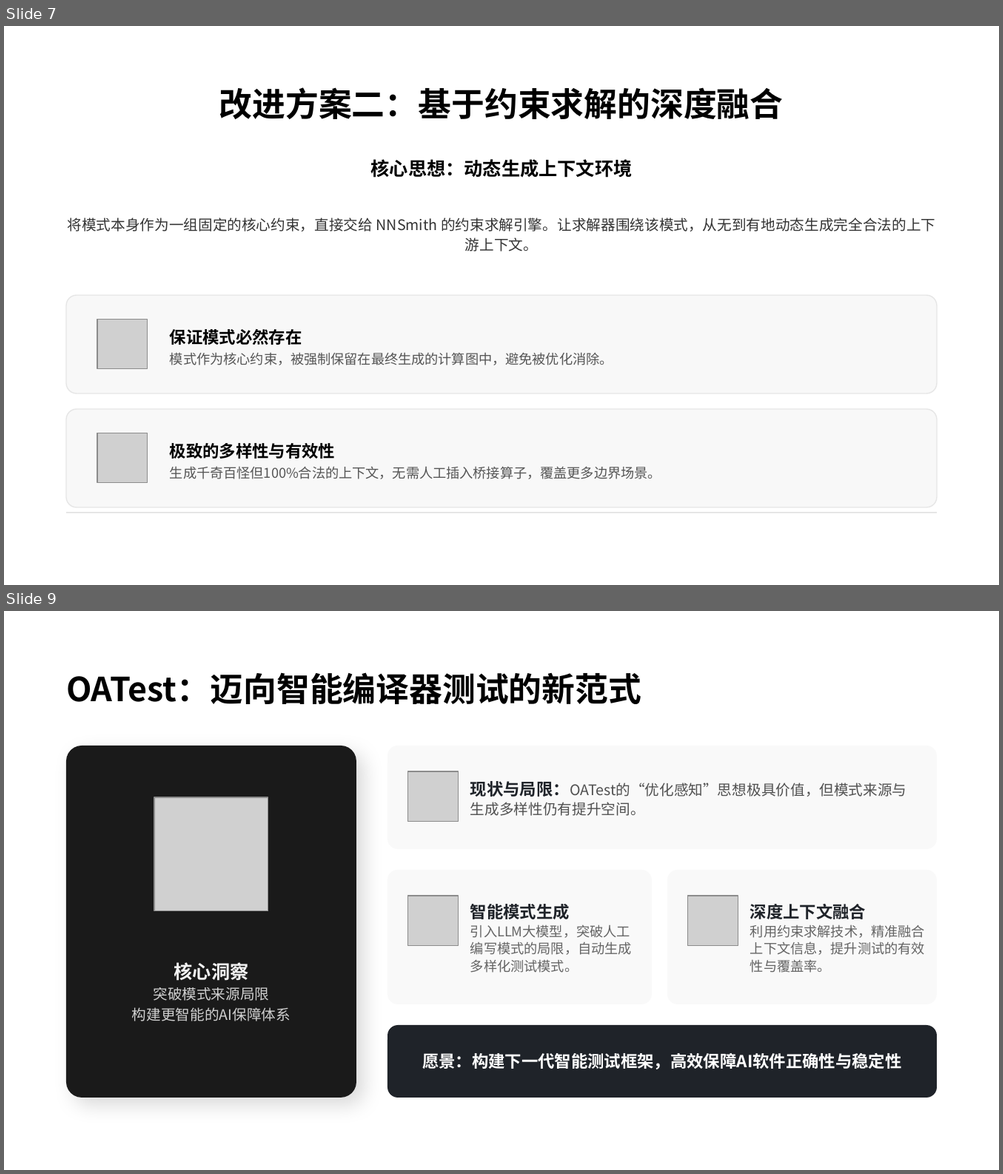
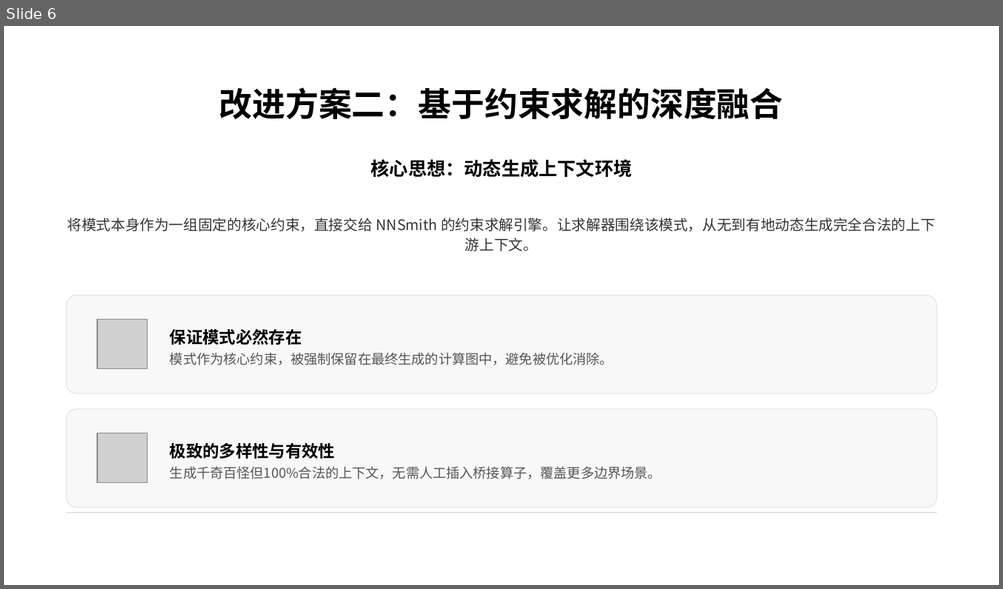
Before and after one commit to ourui0/PaperReading, a slide deck: ppt/OATest工具改进方案.pptx. Shown one above the other, each under a label of ours: slides 7 and 9 before the commit, slide 6 after it; the slides between them are not shown. The pictures are 1003x1174 and 1003x589 pixels, drawn with LibreOffice and Linux fonts; fonts in the diff are those of the drawing; grey boxes stand for pictures. Boxes give left, top, right and bottom in pixels: in the first picture for what was removed or moved away, otherwise in the second. Text is boxed around its words. In the diff, an @@ line names an element or a change of style, - is before the commit and + after.

```diff
--- a/ppt/OATest工具改进方案.pptx
+++ b/ppt/OATest工具改进方案.pptx
@@ slide 9 removed at (x1=4, y1=611, x2=999, y2=1170), background #FFFFFF @@
@@ text removed at (x1=66, y1=672, x2=641, y2=704) @@
-OATest：迈向智能编译器测试的新范式
@@ rounded rectangle removed at (x1=66, y1=746, x2=356, y2=1098) @@
@@ rounded rectangle removed at (x1=387, y1=746, x2=936, y2=850) @@
@@ picture removed at (x1=408, y1=772, x2=458, y2=821) @@
@@ text removed at (x1=470, y1=781, x2=906, y2=816) @@
-现状与局限：OATest的“优化感知”思想极具价值，但模式来源与生成多样性仍有提升空间。
@@ picture removed at (x1=154, y1=797, x2=268, y2=911) @@
@@ rounded rectangle removed at (x1=387, y1=870, x2=652, y2=1005) @@
@@ rounded rectangle removed at (x1=667, y1=870, x2=936, y2=1005) @@
@@ picture removed at (x1=408, y1=896, x2=458, y2=946) @@
@@ picture removed at (x1=688, y1=896, x2=738, y2=946) @@
@@ text removed at (x1=470, y1=904, x2=632, y2=973) @@
-智能模式生成
-引入LLM大模型，突破人工编写模式的局限，自动生成多样化测试模式。
@@ text removed at (x1=750, y1=904, x2=925, y2=973) @@
-深度上下文融合
-利用约束求解技术，精准融合上下文信息，提升测试的有效性与覆盖率。
@@ text removed at (x1=132, y1=963, x2=290, y2=1022) @@
-核心洞察
-突破模式来源局限
-构建更智能的AI保障体系
@@ rounded rectangle removed at (x1=387, y1=1026, x2=936, y2=1098) @@
@@ text removed at (x1=422, y1=1054, x2=901, y2=1070) @@
-愿景：构建下一代智能测试框架，高效保障AI软件正确性与稳定性
@@ what was slide 7 is now slide 6 @@
```
Also in this commit, not shown: 4 slides changed, 1 slide added, 1 other slide removed, 9 other files.
